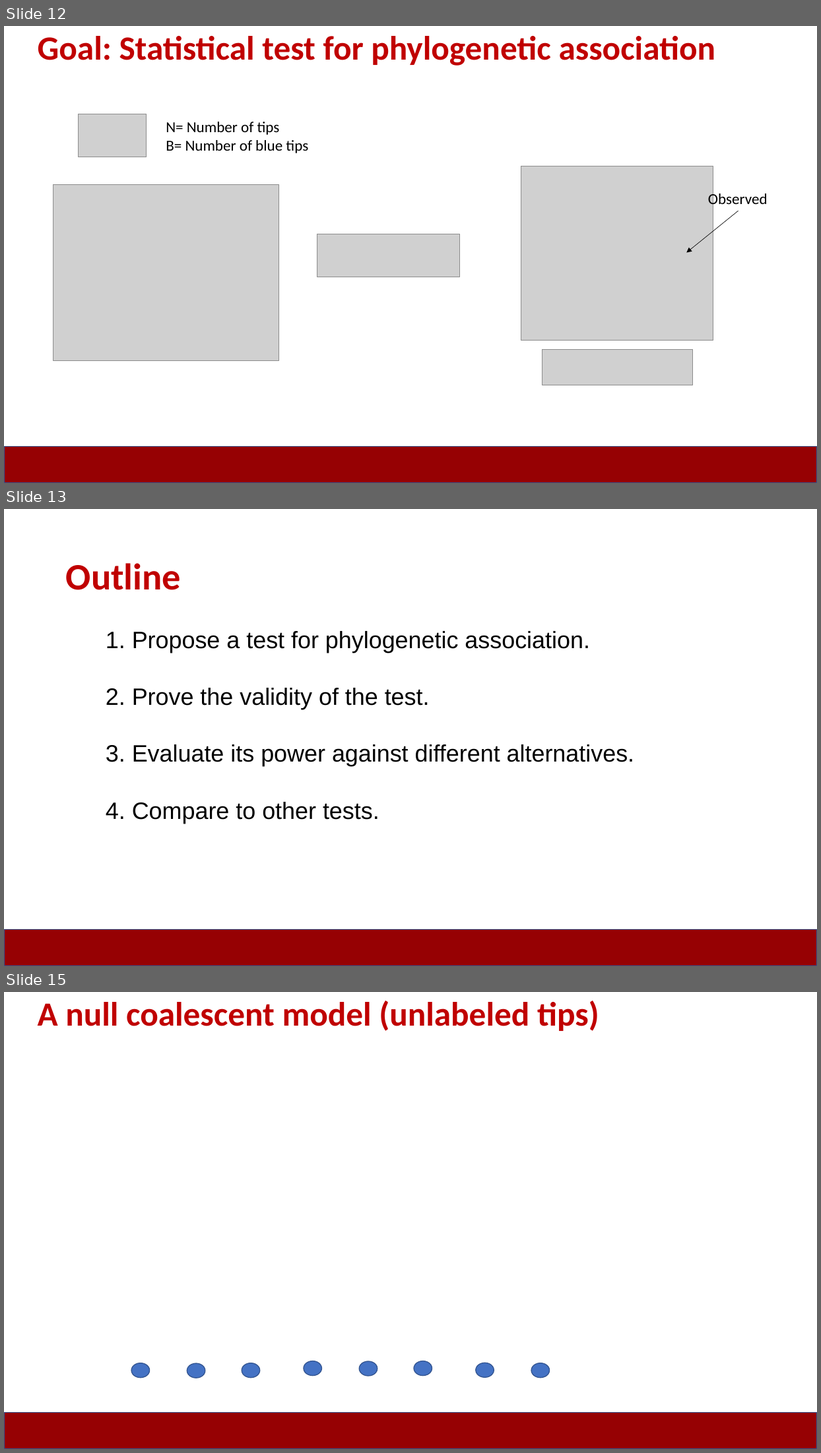
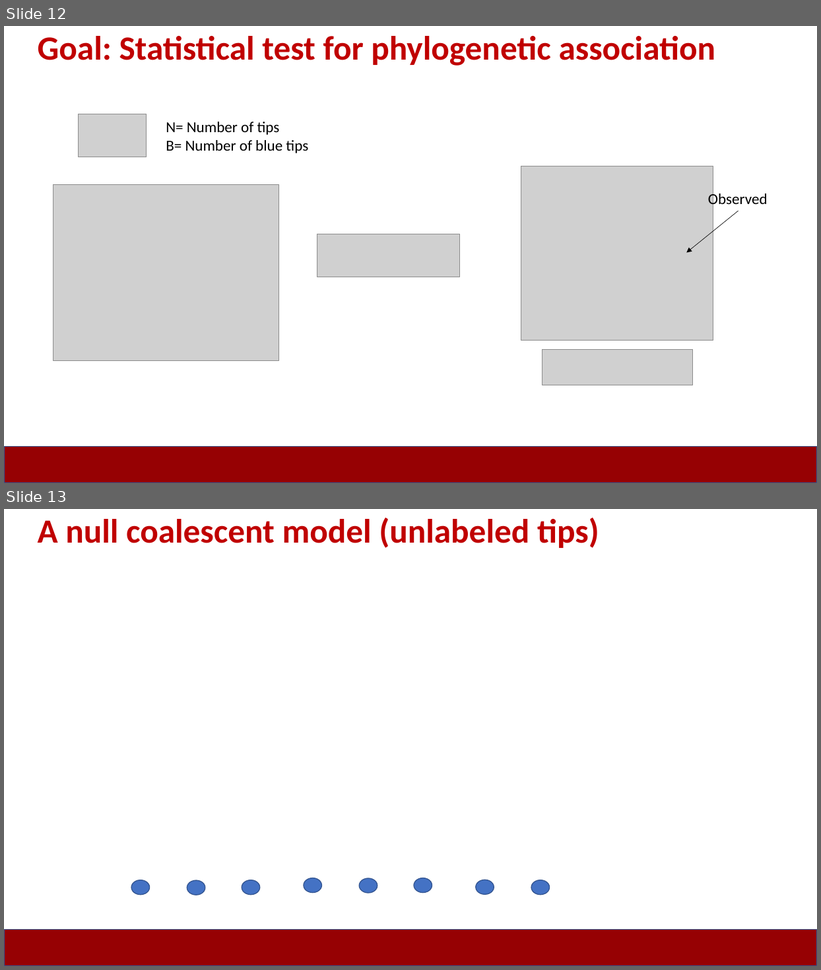
Before and after one commit to JuliaPalacios/SISMID_EvolutionaryDynamics, a slide deck: Lectures/2025-07-16_phylo_mapping.pptx. Shown one above the other, each under a label of ours: slides 12, 13 and 15 before the commit, slides 12 and 13 after it; the slides between them are not shown. The pictures are 821x1453 and 821x970 pixels, drawn with LibreOffice and Linux fonts; fonts in the diff are those of the drawing; grey boxes stand for pictures. Boxes give left, top, right and bottom in pixels: in the first picture for what was removed or moved away, otherwise in the second. Text is boxed around its words. In the diff, an @@ line names an element or a change of style, - is before the commit and + after.

```diff
--- a/Lectures/2025-07-16_phylo_mapping.pptx
+++ b/Lectures/2025-07-16_phylo_mapping.pptx
@@ slide 13 removed at [4, 509, 817, 966], background #FFFFFF; not listed: 1 template element that a slide beside it also shows @@
@@ title removed at [66, 563, 181, 590] @@
-Outline
@@ text removed at [106, 631, 635, 824] @@
-1. Propose a test for phylogenetic association.
-2. Prove the validity of the test.
-3. Evaluate its power against different alternatives.
-4. Compare to other tests.
@@ what was slide 15 is now slide 13 @@
```
Also in this commit, not shown: 3 slides changed, 9 other slides removed.
